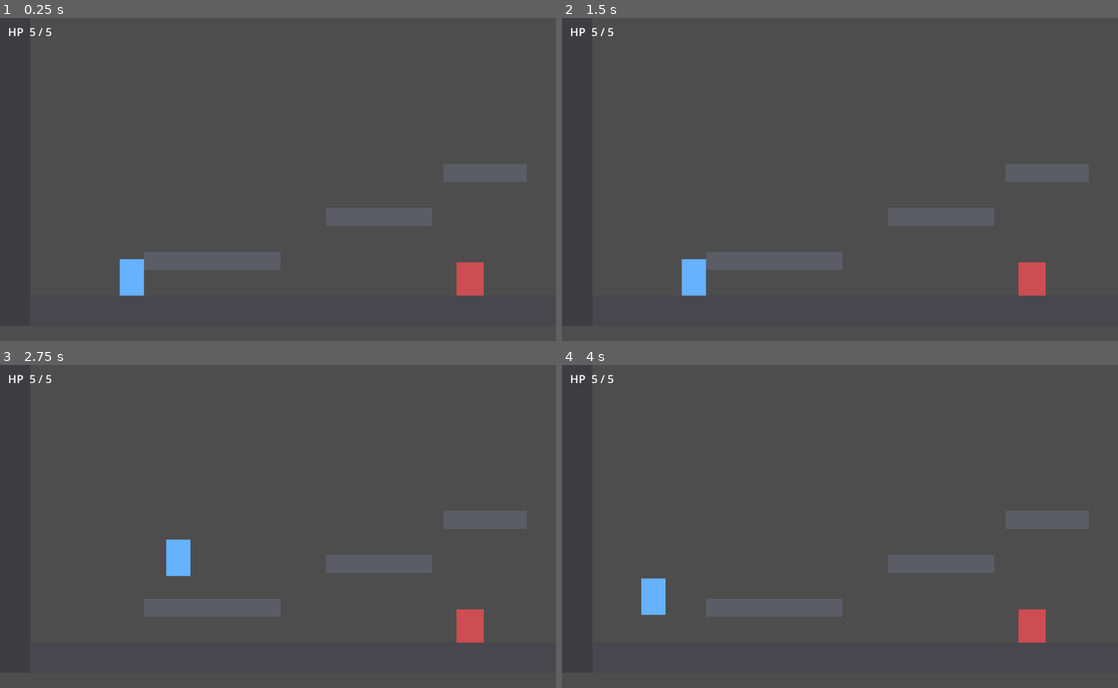
Above: before the commit, frames 1-4 (two rows, left to right).
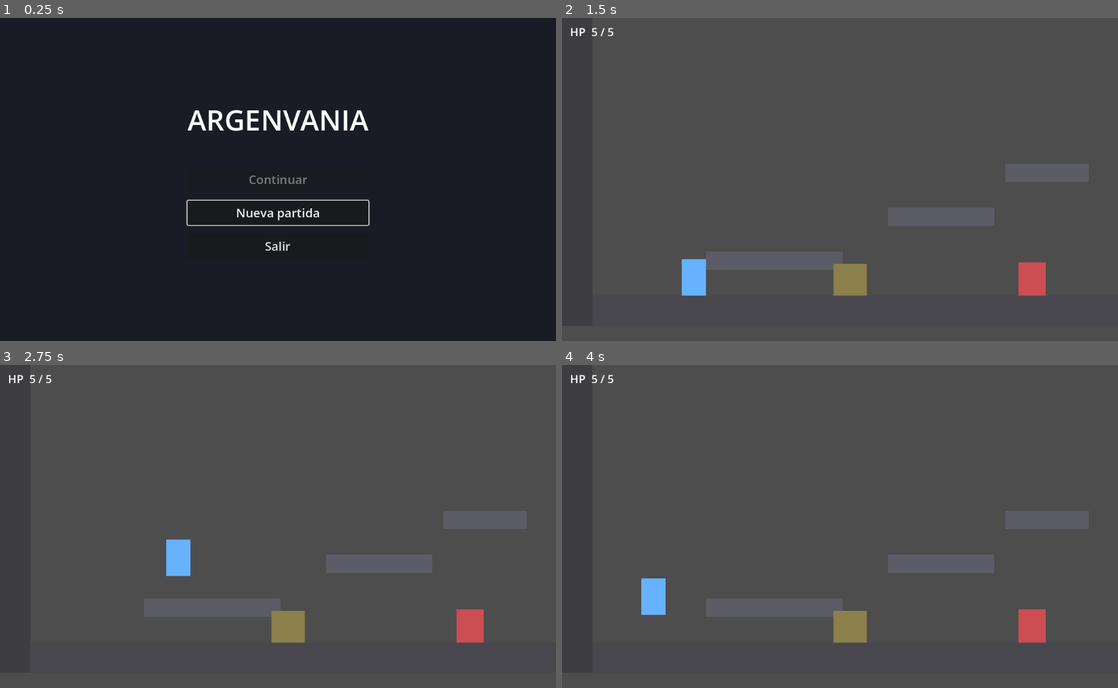
Above: after the commit, the same moments.

Repository: TrittoG/austral
Game: Godot game, scene res://scenes/title_screen.tscn
Same seed, same stepped clock (60 frames per second), same inputs: the game is played once before the commit and once after it. Before the commit the project starts from res://scenes/main.tscn.
Inputs (mouse positions are in pixels of both pictures, inside the frame that each line leads up to):
- Up to frame 1 (0.25 s): no input
- Up to frame 2 (1.5 s): click (840, 211) at 0.5 s, where only the run after the commit has a clickable "Nueva partida"; tap Enter at 1.25 s; hold D (move_right) from 1.28 s (still down); tap Shift (dash) at 1.35 s
- Up to frame 3 (2.75 s): keep holding D (move_right); tap Space (jump) at 1.52, 1.82, 2.27, 2.3, 2.57 s; tap E (interact, bound only after the commit) at 1.55, 2.1 s
- Up to frame 4 (4 s): release D (move_right) at 2.78 s; hold A (move_left) 2.78-3.53 s; tap Space (jump) at 2.85, 3.77 s; tap Shift (dash) at 3.05 s; hold D (move_right) from 3.53 s (still down); tap J (attack) at 3.6 s; tap E (interact, bound only after the commit) at 3.8 s

The runs differ from the first frame. In frame 1, 100% of the frame differs, in the area x 0-100%, y 0-100%; in frame 2, 0.6%; in frame 3, 0.6%; in frame 4, 0.6%.

Commit message:
Fase 5: Persistencia - checkpoints y guardado
- GameState (autoload Game): unica fuente de verdad del save. Estructura
  definida de entrada (habilidades, checkpoint sala+pos, jefes, secretos,
  vida max). Guarda/carga JSON en user://savegame.json.
- Checkpoints (bancos): Area2D, te paras encima y apretas E (interact):
  guarda la partida, fija respawn y recupera la vida. Banco en room_01.
- Respawn al morir: el player vuelve al ultimo banco via RoomManager
  (reabre la sala, reposiciona, recupera vida). Las salas se recargan
  frescas, asi reaparecen los enemigos.
- RoomManager: trackea sala actual, soporta spawnear en posicion
  arbitraria (checkpoint) y arranca en el checkpoint si venis de Continuar.
- Player: aplica habilidades y vida max desde el save al iniciar; full_heal().
- Menu minimo (title_screen): Continuar / Nueva partida / Salir.
  Pasa a ser la escena principal.
- Input: accion interact (E / Enter).

Co-Authored-By: Claude Opus 4.8 <noreply@anthropic.com>

Diff:
--- a/project.godot
+++ b/project.godot
@@ -15,12 +15,13 @@
 [application]
 
 config/name="argenvania"
-run/main_scene="res://scenes/main.tscn"
+run/main_scene="res://scenes/title_screen.tscn"
 config/features=PackedStringArray("4.7", "GL Compatibility")
 
 [autoload]
 
 Juice="*res://scripts/juice.gd"
+Game="*res://scripts/game_state.gd"
 
 [display]
 
@@ -70,6 +71,12 @@
 , Object(InputEventKey,"resource_local_to_scene":false,"resource_name":"","device":-1,"window_id":0,"alt_pressed":false …(181 unchanged characters)…
 ]
 }
+interact={
+"deadzone": 0.5,
+"events": [Object(InputEventKey,"resource_local_to_scene":false,"resource_name":"","device":-1,"window_id":0,"alt_pressed":false,"shift_pressed":false,"ctrl_pressed":false,"meta_pressed":false,"pressed":false,"keycode":0,"physical_keycode":69,"key_label":0,"unicode":0,"location":0,"echo":false,"script":null)
+, Object(InputEventKey,"resource_local_to_scene":false,"resource_name":"","device":-1,"window_id":0,"alt_pressed":false,"shift_pressed":false,"ctrl_pressed":false,"meta_pressed":false,"pressed":false,"keycode":0,"physical_keycode":4194309,"key_label":0,"unicode":0,"location":0,"echo":false,"script":null)
+]
+}
 
 [rendering]
 
--- a/scenes/rooms/room_01.tscn
+++ b/scenes/rooms/room_01.tscn
@@ -1,8 +1,12 @@
-[gd_scene load_steps=10 format=3 uid="uid://c1room01argen"]
+[gd_scene load_steps=12 format=3 uid="uid://c1room01argen"]
 
 [ext_resource type="Script" path="res://scripts/room.gd" id="1_room"]
 [ext_resource type="PackedScene" path="res://scenes/enemy_dummy.tscn" id="2_dummy"]
 [ext_resource type="Script" path="res://scripts/room_transition.gd" id="3_door"]
+[ext_resource type="Script" path="res://scripts/checkpoint.gd" id="4_bench"]
+
+[sub_resource type="RectangleShape2D" id="shape_bench"]
+size = Vector2(70, 120)
 
 [sub_resource type="RectangleShape2D" id="shape_floor"]
 size = Vector2(1100, 40)
@@ -106,6 +110,22 @@
 [node name="DefaultSpawn" type="Marker2D" parent="."]
 position = Vector2(180, 540)
 
+[node name="Bench" type="Area2D" parent="."]
+position = Vector2(380, 540)
+collision_layer = 0
+collision_mask = 2
+script = ExtResource("4_bench")
+
+[node name="CollisionShape2D" type="CollisionShape2D" parent="Bench"]
+shape = SubResource("shape_bench")
+
+[node name="ColorRect" type="ColorRect" parent="Bench"]
+offset_left = -22.0
+offset_top = -2.0
+offset_right = 22.0
+offset_bottom = 40.0
+color = Color(0.55, 0.5, 0.3, 1)
+
 [node name="DummyFloor" parent="." instance=ExtResource("2_dummy")]
 position = Vector2(620, 540)
 
--- /dev/null
+++ b/scenes/title_screen.tscn
@@ -0,0 +1,55 @@
+[gd_scene load_steps=2 format=3 uid="uid://c1title00argen"]
+
+[ext_resource type="Script" path="res://scripts/title_screen.gd" id="1_title"]
+
+[node name="TitleScreen" type="Control"]
+layout_mode = 3
+anchors_preset = 15
+anchor_right = 1.0
+anchor_bottom = 1.0
+script = ExtResource("1_title")
+
+[node name="Background" type="ColorRect" parent="."]
+layout_mode = 1
+anchors_preset = 15
+anchor_right = 1.0
+anchor_bottom = 1.0
+color = Color(0.1, 0.11, 0.14, 1)
+
+[node name="Center" type="CenterContainer" parent="."]
+layout_mode = 1
+anchors_preset = 15
+anchor_right = 1.0
+anchor_bottom = 1.0
+
+[node name="VBox" type="VBoxContainer" parent="Center"]
+layout_mode = 2
+theme_override_constants/separation = 18
+
+[node name="Title" type="Label" parent="Center/VBox"]
+layout_mode = 2
+theme_override_font_sizes/font_size = 56
+text = "ARGENVANIA"
+horizontal_alignment = 1
+
+[node name="Spacer" type="Control" parent="Center/VBox"]
+custom_minimum_size = Vector2(0, 20)
+layout_mode = 2
+
+[node name="ContinueButton" type="Button" parent="Center/VBox"]
+custom_minimum_size = Vector2(260, 48)
+layout_mode = 2
+theme_override_font_sizes/font_size = 24
+text = "Continuar"
+
+[node name="NewButton" type="Button" parent="Center/VBox"]
+custom_minimum_size = Vector2(260, 48)
+layout_mode = 2
+theme_override_font_sizes/font_size = 24
+text = "Nueva partida"
+
+[node name="QuitButton" type="Button" parent="Center/VBox"]
+custom_minimum_size = Vector2(260, 48)
+layout_mode = 2
+theme_override_font_sizes/font_size = 24
+text = "Salir"
--- /dev/null
+++ b/scripts/checkpoint.gd
@@ -0,0 +1,64 @@
+extends Area2D
+
+# ============================================================
+#  CHECKPOINT (banco, estilo Hollow Knight)
+#  Te parás encima y apretás "interact" (E): guarda la partida,
+#  fija este punto como respawn y te recupera la vida.
+# ============================================================
+
+## Si recupera la vida al usarlo.
+@export var restore_health: bool = true
+
+# Colores del placeholder: dorado si es el banco activo, apagado si no.
+const ACTIVE_COLOR := Color(1.0, 0.85, 0.3, 1.0)
+const IDLE_COLOR := Color(0.55, 0.5, 0.3, 1.0)
+
+var player_in_range: bool = false
+
+@onready var visual: ColorRect = $ColorRect
+
+
+func _ready() -> void:
+	body_entered.connect(_on_body_entered)
+	body_exited.connect(_on_body_exited)
+	_refresh_visual()
+
+
+func _process(_delta: float) -> void:
+	if player_in_range and Input.is_action_just_pressed("interact"):
+		_activate()
+
+
+func _on_body_entered(body: Node2D) -> void:
+	if body.is_in_group("player"):
+		player_in_range = true
+
+
+func _on_body_exited(body: Node2D) -> void:
+	if body.is_in_group("player"):
+		player_in_range = false
+
+
+func _activate() -> void:
+	# Sala actual según el manager (la posición es la del banco).
+	var manager = get_tree().get_first_node_in_group("rooms")
+	var room_path := ""
+	if manager != null:
+		room_path = manager.current_room_path
+
+	Game.set_checkpoint(room_path, global_position)
+	Game.save_game()
+
+	if restore_health:
+		var player = get_tree().get_first_node_in_group("player")
+		if player != null and player.has_method("full_heal"):
+			player.full_heal()
+
+	_refresh_visual()
+
+
+# Dorado si este banco es el checkpoint guardado.
+func _refresh_visual() -> void:
+	var cp := Game.get_checkpoint()
+	var is_active: bool = cp["room"] != "" and cp["position"].distance_to(global_position) < 1.0
+	visual.color = ACTIVE_COLOR if is_active else IDLE_COLOR
--- /dev/null
+++ b/scripts/game_state.gd
@@ -0,0 +1,119 @@
+extends Node
+
+# ============================================================
+#  GAME STATE — estado persistente del juego (autoload)
+#  Única fuente de verdad de lo que se guarda. El save es un
+#  JSON en user://. La estructura se define ACÁ de entrada
+#  (agregar campos a mitad de camino es un dolor de cabeza).
+# ============================================================
+
+const SAVE_PATH := "user://savegame.json"
+const SAVE_VERSION := 1
+
+# --- Estado persistente ---
+var abilities: Dictionary = {}          # { "dash": bool, "double_jump": bool, "wall_jump": bool }
+var checkpoint_room: String = ""        # ruta de la sala del último banco
+var checkpoint_position: Vector2 = Vector2.ZERO  # posición del banco
+var bosses_defeated: Array = []         # ids de jefes vencidos
+var secrets_found: Array = []           # ids de secretos encontrados
+var max_health: int = 5                 # vida máxima (sube con upgrades)
+
+
+func _ready() -> void:
+	# Por defecto arrancamos una partida nueva en memoria. Cargar un save
+	# es decisión del menú (Continuar), no algo automático.
+	new_game()
+
+
+# Resetea el estado a una partida nueva.
+func new_game() -> void:
+	# Por ahora las habilidades arrancan desbloqueadas para poder probarlas.
+	# En la Fase 7 arrancarán en false y se consiguen jugando.
+	abilities = {"dash": true, "double_jump": true, "wall_jump": true}
+	checkpoint_room = ""
+	checkpoint_position = Vector2.ZERO
+	bosses_defeated = []
+	secrets_found = []
+	max_health = 5
+
+
+# ---- Habilidades -------------------------------------------
+func get_ability(key: String) -> bool:
+	return abilities.get(key, false)
+
+
+func unlock_ability(key: String) -> void:
+	abilities[key] = true
+
+
+# ---- Checkpoint --------------------------------------------
+func set_checkpoint(room: String, position: Vector2) -> void:
+	checkpoint_room = room
+	checkpoint_position = position
+
+
+func get_checkpoint() -> Dictionary:
+	return {"room": checkpoint_room, "position": checkpoint_position}
+
+
+# ---- Jefes / secretos --------------------------------------
+func is_boss_defeated(id: String) -> bool:
+	return id in bosses_defeated
+
+
+func mark_boss_defeated(id: String) -> void:
+	if id not in bosses_defeated:
+		bosses_defeated.append(id)
+
+
+func is_secret_found(id: String) -> bool:
+	return id in secrets_found
+
+
+func mark_secret_found(id: String) -> void:
+	if id not in secrets_found:
+		secrets_found.append(id)
+
+
+# ---- Guardado a archivo ------------------------------------
+func has_save() -> bool:
+	return FileAccess.file_exists(SAVE_PATH)
+
+
+func save_game() -> void:
+	var data := {
+		"version": SAVE_VERSION,
+		"abilities": abilities,
+		"checkpoint_room": checkpoint_room,
+		"checkpoint_position": [checkpoint_position.x, checkpoint_position.y],
+		"bosses_defeated": bosses_defeated,
+		"secrets_found": secrets_found,
+		"max_health": max_health,
+	}
+	var file := FileAccess.open(SAVE_PATH, FileAccess.WRITE)
+	if file != null:
+		file.store_string(JSON.stringify(data, "\t"))
+		file.close()
+
+
+func load_game() -> bool:
+	if not has_save():
+		return false
+	var file := FileAccess.open(SAVE_PATH, FileAccess.READ)
+	if file == null:
+		return false
+	var text := file.get_as_text()
+	file.close()
+
+	var parsed = JSON.parse_string(text)
+	if typeof(parsed) != TYPE_DICTIONARY:
+		return false
+
+	abilities = parsed.get("abilities", abilities)
+	checkpoint_room = parsed.get("checkpoint_room", "")
+	var pos = parsed.get("checkpoint_position", [0, 0])
+	checkpoint_position = Vector2(pos[0], pos[1])
+	bosses_defeated = parsed.get("bosses_defeated", [])
+	secrets_found = parsed.get("secrets_found", [])
+	max_health = int(parsed.get("max_health", 5))
+	return true
--- a/scripts/player.gd
+++ b/scripts/player.gd
@@ -160,10 +160,26 @@
 func _ready() -> void:
 	_update_jump_parameters()
 	add_to_group("player")
-	health = max_health
+	_apply_saved_state()
 	spawn_point = global_position
 	# El hitbox del golpe arranca apagado; se prende solo al atacar.
 	sword_shape.disabled = true
+	health_changed.emit(health, max_health)
+
+
+# Toma del estado del juego la vida máxima y qué habilidades están
+# desbloqueadas. Así el save manda sobre lo que se ve en el inspector.
+func _apply_saved_state() -> void:
+	max_health = Game.max_health
+	health = max_health
+	has_dash = Game.get_ability("dash")
+	has_double_jump = Game.get_ability("double_jump")
+	has_wall_jump = Game.get_ability("wall_jump")
+
+
+# Restaura la vida al máximo (la usa el banco / checkpoint).
+func full_heal() -> void:
+	health = max_health
 	health_changed.emit(health, max_health)
 
 
@@ -479,10 +495,14 @@
 		_die()
 
 
-# Provisorio hasta la Fase 5 (checkpoints): reaparece en el punto inicial.
+# Al morir, reaparece en el último checkpoint vía el RoomManager. Si no hay
+# manager (ej: probando en test_room en aislado), respawn local al inicio.
 func _die() -> void:
-	health = max_health
-	global_position = spawn_point
-	velocity = Vector2.ZERO
-	invuln_timer = invuln_time
-	health_changed.emit(health, max_health)
+	var manager = get_tree().get_first_node_in_group("rooms")
+	if manager != null and manager.has_method("respawn_at_checkpoint"):
+		manager.respawn_at_checkpoint()
+	else:
+		full_heal()
+		global_position = spawn_point
+		velocity = Vector2.ZERO
+		invuln_timer = invuln_time
--- a/scripts/room_manager.gd
+++ b/scripts/room_manager.gd
@@ -22,12 +22,17 @@
 
 # Sin tipo: accedemos a propiedades de room.gd (camera_limit_*) que Node no tiene.
 var current_room = null
+var current_room_path: String = ""   # ruta de la sala cargada (para el checkpoint)
 var is_transitioning: bool = false
 
 
 func _ready() -> void:
 	add_to_group("rooms")
-	if start_room != "":
+	# Si hay un checkpoint cargado (vinimos de "Continuar"), arrancamos ahí.
+	var cp := Game.get_checkpoint()
+	if cp["room"] != "":
+		_load_room(cp["room"], "", cp["position"])
+	elif start_room != "":
 		_load_room(start_room, start_door)
 
 
@@ -38,7 +43,26 @@
 	_transition(path, door_name)
 
 
-func _transition(path: String, door_name: String) -> void:
+# Reaparece en el último banco guardado (la llama el player al morir).
+func respawn_at_checkpoint() -> void:
+	if is_transitioning:
+		return
+	var cp := Game.get_checkpoint()
+	var room: String = cp["room"]
+	var pos: Vector2 = cp["position"]
+	if room == "":
+		# Sin checkpoint todavía: volvemos al inicio de la sala inicial.
+		room = start_room
+		pos = Vector2.INF
+	await _transition(room, "", pos)
+	# Recuperar la vida al reaparecer.
+	var p = get_tree().get_first_node_in_group("player")
+	if p != null and p.has_method("full_heal"):
+		p.full_heal()
+
+
+# explicit_pos = Vector2.INF significa "usar la puerta/DefaultSpawn".
+func _transition(path: String, door_name: String, explicit_pos := Vector2.INF) -> void:
 	is_transitioning = true
 	await _fade_to(1.0)                 # a negro
 
@@ -46,7 +70,7 @@
 		current_room.queue_free()
 		current_room = null
 
-	_load_room(path, door_name)
+	_load_room(path, door_name, explicit_pos)
 	await get_tree().physics_frame      # dejar que la posición se asiente
 
 	await _fade_to(0.0)                 # de vuelta a la imagen
@@ -54,13 +78,17 @@
 	is_transitioning = false
 
 
-func _load_room(path: String, door_name: String) -> void:
+func _load_room(path: String, door_name: String, explicit_pos := Vector2.INF) -> void:
 	var packed: PackedScene = load(path)
 	current_room = packed.instantiate()
+	current_room_path = path
 	room_container.add_child(current_room)
 
-	# Colocar al player en la puerta destino (o en el spawn por defecto).
-	player.global_position = _find_spawn(door_name)
+	# Posición: explícita (respawn en checkpoint) o resuelta por puerta/spawn.
+	if explicit_pos != Vector2.INF:
+		player.global_position = explicit_pos
+	else:
+		player.global_position = _find_spawn(door_name)
 	player.velocity = Vector2.ZERO
 
 	_apply_camera_limits()
--- /dev/null
+++ b/scripts/title_screen.gd
@@ -0,0 +1,40 @@
+extends Control
+
+# ============================================================
+#  TITLE SCREEN — menú mínimo
+#  Continuar (carga el save) / Nueva partida / Salir.
+#  Ambos caminos terminan cargando main.tscn; la diferencia
+#  es si antes cargamos el save o reseteamos el estado.
+# ============================================================
+
+@onready var continue_button: Button = $Center/VBox/ContinueButton
+@onready var new_button: Button = $Center/VBox/NewButton
+@onready var quit_button: Button = $Center/VBox/QuitButton
+
+
+func _ready() -> void:
+	# "Continuar" solo está disponible si hay una partida guardada.
+	continue_button.disabled = not Game.has_save()
+	continue_button.pressed.connect(_on_continue)
+	new_button.pressed.connect(_on_new_game)
+	quit_button.pressed.connect(_on_quit)
+
+	# Foco inicial para poder navegar con teclado.
+	if continue_button.disabled:
+		new_button.grab_focus()
+	else:
+		continue_button.grab_focus()
+
+
+func _on_continue() -> void:
+	if Game.load_game():
+		get_tree().change_scene_to_file("res://scenes/main.tscn")
+
+
+func _on_new_game() -> void:
+	Game.new_game()
+	get_tree().change_scene_to_file("res://scenes/main.tscn")
+
+
+func _on_quit() -> void:
+	get_tree().quit()
